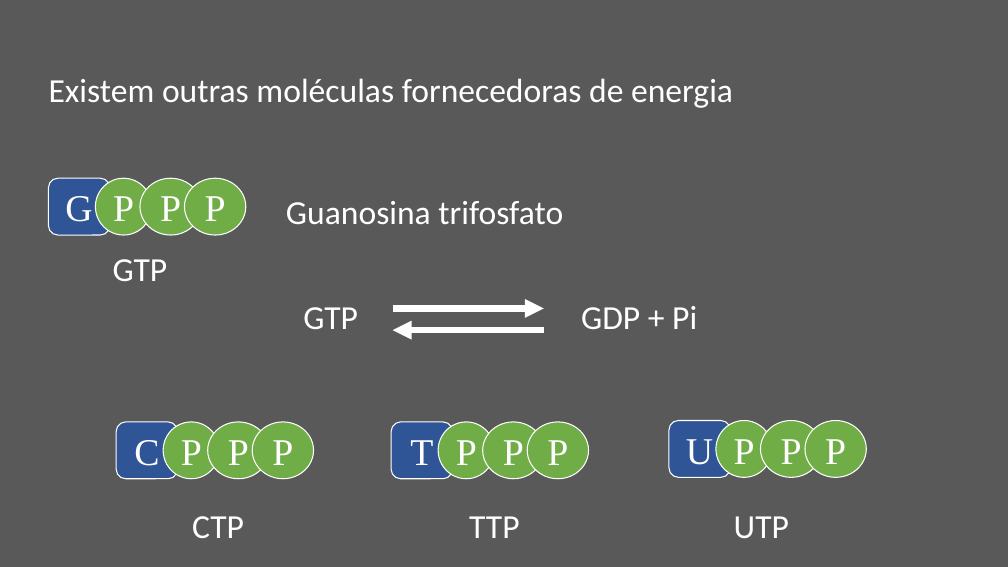
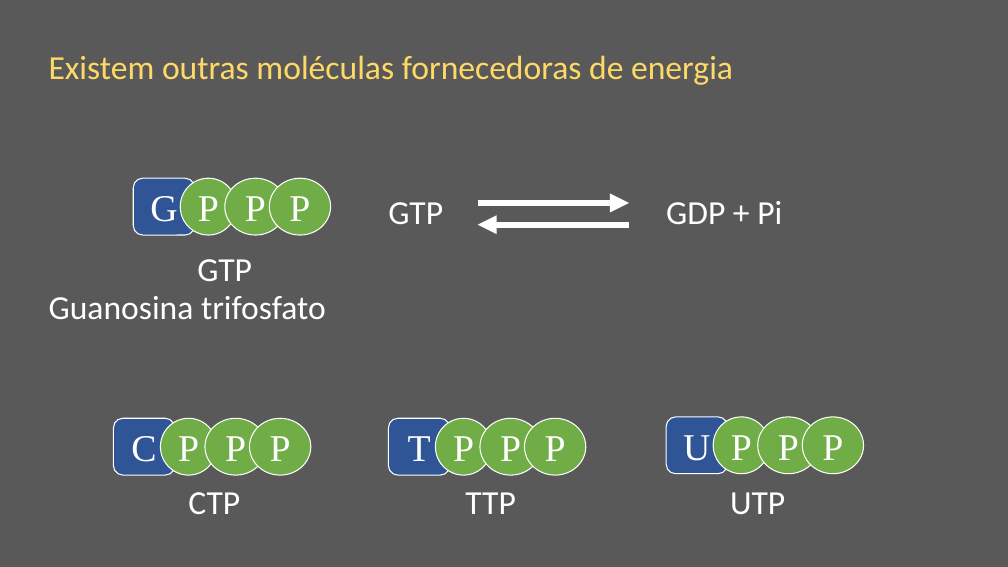
Before and after one commit to daniloasdotcom/Bioquimica-com-Danilo, a slide deck: slide 14 of static/aulas/vida_e_energia.pptx. Drawn at 1008x567 pixels with LibreOffice and Linux fonts; fonts in the diff are those of the drawing. Boxes give left, top, right and bottom in pixels: in the first picture for what was removed or moved away, otherwise in the second. Text is boxed around its words. In the diff, an @@ line names an element or a change of style, - is before the commit and + after.

```diff
--- a/static/aulas/vida_e_energia.pptx
+++ b/static/aulas/vida_e_energia.pptx
@@ text "Existem outras moléculas fornecedoras de ...": place and size @@
-text "Existem outras moléculas fornecedoras de ..." at [49,78,733,108]
+text "Existem outras moléculas fornecedoras de ..." at [49,55,733,85]
@@ text "Existem outras moléculas fornecedoras de ..." at [49,55,733,85]: text colour #FFFFFF to #FFD966 @@
@@ 2 texts, 2 arrows: place and size @@
-2 texts, 2 arrows at [303,306,697,330]
+2 texts, 2 arrows at [388,201,782,225]
@@ 3 ellipses, 1 rounded rectangle, 1 text: place and size @@
-3 ellipses, 1 rounded rectangle, 1 text at [48,178,246,281]
+3 ellipses, 1 rounded rectangle, 1 text at [133,178,330,281]
@@ text "Guanosina trifosfato": place and size @@
-text "Guanosina trifosfato" at [286,201,563,224]
+text "Guanosina trifosfato" at [49,296,326,319]
@@ 2 ellipses, 1 rounded rectangle: place and size @@
-2 ellipses, 1 rounded rectangle at [391,422,588,479]
+2 ellipses, 1 rounded rectangle at [389,418,586,475]
@@ 7 ellipses, 2 rounded rectangles: place and size @@
-7 ellipses, 2 rounded rectangles at [116,420,867,479]
+7 ellipses, 2 rounded rectangles at [113,417,864,475]
@@ 3 texts: place and size @@
-3 texts at [192,516,789,538]
+3 texts at [188,492,785,514]
```
Also in this commit, not shown: 25 other files.
